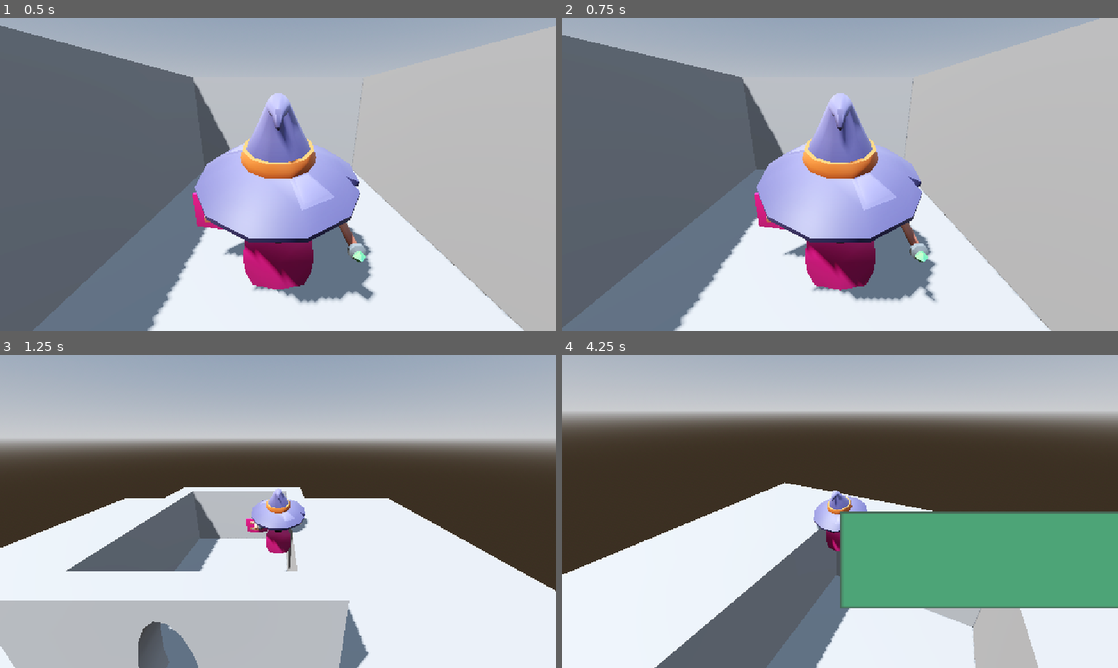
Above: before the commit, frames 1-4 (two rows, left to right).
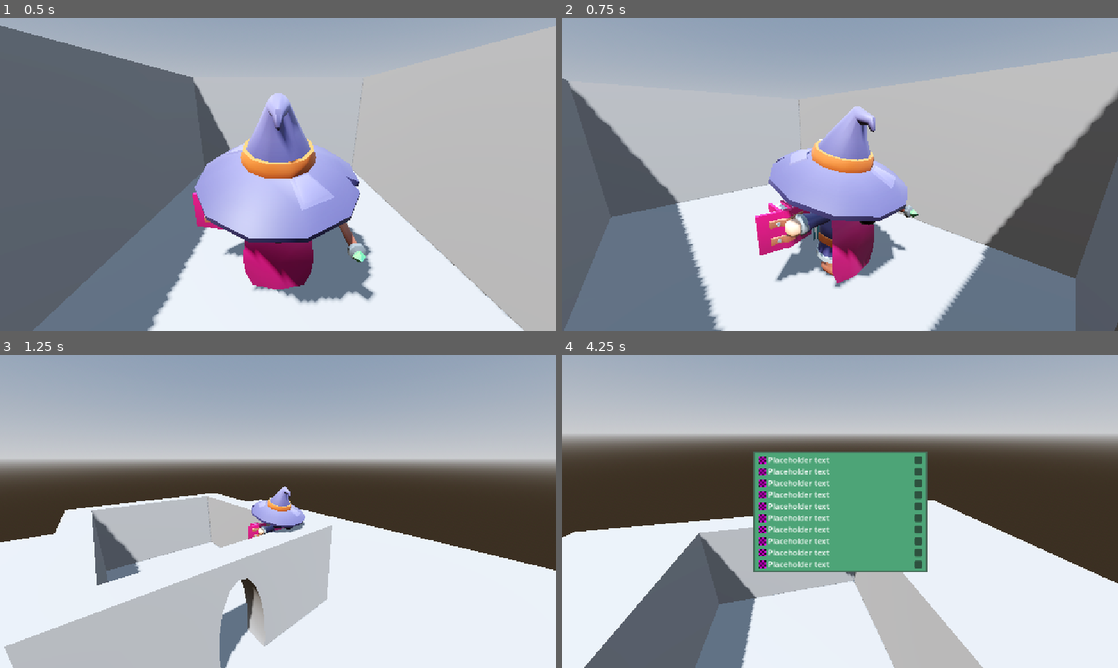
Above: after the commit, the same moments.

Repository: FereadGM/FrierenDungeon
Game: Godot game, scene res://Scenes/Levels/main.tscn
Two runs of this game, one before a commit and one after it. Both use one fixed random seed, a clock stepped at 60 frames per second and the inputs below.
Inputs (mouse positions are in pixels of both pictures, inside the frame that each line leads up to):
- Up to frame 1 (0.5 s): no input
- Up to frame 2 (0.75 s): tap Enter at 0.5 s; move the mouse to (962, 158) at 0.52 s; press the mouse at (962, 158) at 0.53 s; hold D (move_right) from 0.53 s (still down)
- Up to frame 3 (1.25 s): keep holding D (move_right); tap Space (jump) at 0.77 s
- Up to frame 4 (4.25 s): move the mouse to (812, 511) at 1.27 s; release D (move_right) at 1.28 s; release the mouse at (812, 511) at 1.28 s; hold W (move_forward) from 1.28 s (still down); click (812, 511) at 1.35 s; tap Space (jump) at 1.52, 2.75, 3.02, 3.77 s; move the mouse to (851, 505) at 2.02 s; press the mouse at (851, 505) at 2.03 s; move the mouse to (834, 517) at 2.77 s; release the mouse at (834, 517) at 2.78 s; click (834, 517) at 2.85 s; move the mouse to (878, 514) at 3.52 s; press the mouse at (878, 514) at 3.53 s; tap I (Inventory) at 4.15 s

Frame 1 is identical in both runs. In frame 2, 46% of the frame differs, in the area x 0-100%, y 0-100%; in frame 3, 32%; in frame 4, 53%, in the area x 0-100%, y 18-100%.
Error before the commit: Invalid access to property or key 'global_rotation' on a base object of type 'null instance'. (res://Scenes/Characters/Player/PlayerController3d.gd:64)
Error after the commit: Invalid access to property or key 'global_rotation' on a base object of type 'null instance'. (res://Scenes/Characters/Player/PlayerController3d.gd:65)

Commit message:
Add inventory placeholder base

Diff:
--- a/Scenes/Characters/Player/Player.tscn
+++ b/Scenes/Characters/Player/Player.tscn
@@ -18,3 +18,4 @@
 [node name="PlayerController3D" parent="." instance=ExtResource("1_v0iea")]
 
 [node name="InventoryUI" parent="." instance=ExtResource("5_7vix2")]
+unique_name_in_owner = true
--- a/Scenes/Characters/Player/PlayerController3d.gd
+++ b/Scenes/Characters/Player/PlayerController3d.gd
@@ -18,7 +18,8 @@
 @onready var _skin : Node3D = %PlayerSkin
 
 func _input(event: InputEvent):
-	if event.is_action_pressed("left_click"):
+
+	if event.is_action_pressed("left_click") and %InventoryUI.visible == false:
 		Input.mouse_mode = Input.MOUSE_MODE_CAPTURED;
 	if event.is_action_pressed("ui_cancel"):
 		Input.mouse_mode = Input.MOUSE_MODE_VISIBLE;
--- a/Scenes/UI/inventory_slot.tscn
+++ b/Scenes/UI/inventory_slot.tscn
@@ -5,17 +5,20 @@
 [sub_resource type="LabelSettings" id="LabelSettings_kltru"]
 
 [node name="inventory_slot" type="Control"]
+custom_minimum_size = Vector2(340, 20)
 layout_mode = 3
 anchors_preset = 15
 anchor_right = 1.0
 anchor_bottom = 1.0
+offset_right = -812.0
+offset_bottom = -628.0
 grow_horizontal = 2
 grow_vertical = 2
 
 [node name="MarginContainer" type="MarginContainer" parent="."]
 layout_mode = 0
-offset_right = 40.0
-offset_bottom = 40.0
+offset_right = 340.0
+offset_bottom = 23.0
 
 [node name="HBoxContainer" type="HBoxContainer" parent="MarginContainer"]
 layout_mode = 2
--- a/Scenes/UI/inventory_ui.tscn
+++ b/Scenes/UI/inventory_ui.tscn
@@ -1,7 +1,8 @@
-[gd_scene load_steps=3 format=3 uid="uid://ds108jabnlm14"]
+[gd_scene load_steps=4 format=3 uid="uid://ds108jabnlm14"]
 
 [ext_resource type="Script" uid="uid://dgs0ekkr0dsue" path="res://Scripts/Player/inventory_ui.gd" id="1_p83af"]
 [ext_resource type="Texture2D" uid="uid://chfgaelb3pmq3" path="res://Assets/CustomAssets/InventoryBackground.png" id="2_hcmni"]
+[ext_resource type="PackedScene" uid="uid://uqnubgkmnebn" path="res://Scenes/UI/inventory_slot.tscn" id="3_o62ck"]
 
 [node name="InventoryUI" type="Control"]
 layout_mode = 3
@@ -15,25 +16,65 @@
 size_flags_vertical = 4
 script = ExtResource("1_p83af")
 
-[node name="MarginContainer" type="MarginContainer" parent="."]
-layout_mode = 0
-offset_right = 40.0
-offset_bottom = 40.0
+[node name="NinePatchRect" type="NinePatchRect" parent="."]
+layout_mode = 1
+anchors_preset = 8
+anchor_left = 0.5
+anchor_top = 0.5
+anchor_right = 0.5
+anchor_bottom = 0.5
+offset_left = -180.0
+offset_top = -125.0
+offset_right = 180.0
+offset_bottom = 125.0
+grow_horizontal = 2
+grow_vertical = 2
+texture = ExtResource("2_hcmni")
+patch_margin_left = 4
+patch_margin_top = 4
+patch_margin_right = 4
+patch_margin_bottom = 4
 
-[node name="NinePatchRect" type="NinePatchRect" parent="MarginContainer"]
-custom_minimum_size = Vector2(600, 200)
+[node name="VBoxContainer" type="VBoxContainer" parent="NinePatchRect"]
+layout_mode = 1
+anchors_preset = 8
+anchor_left = 0.5
+anchor_top = 0.5
+anchor_right = 0.5
+anchor_bottom = 0.5
+offset_left = -170.0
+offset_top = -118.0
+offset_right = 170.0
+offset_bottom = 118.0
+grow_horizontal = 2
+grow_vertical = 2
+
+[node name="inventory_slot" parent="NinePatchRect/VBoxContainer" instance=ExtResource("3_o62ck")]
 layout_mode = 2
-texture = ExtResource("2_hcmni")
-patch_margin_left = 3
-patch_margin_top = 3
-patch_margin_right = 3
-patch_margin_bottom = 3
 
-[node name="VBoxContainer" type="VBoxContainer" parent="MarginContainer/NinePatchRect"]
+[node name="inventory_slot2" parent="NinePatchRect/VBoxContainer" instance=ExtResource("3_o62ck")]
 layout_mode = 2
-offset_left = 300.0
-offset_top = 100.0
-offset_right = 300.0
-offset_bottom = 100.0
-size_flags_horizontal = 4
-size_flags_vertical = 4
+
+[node name="inventory_slot3" parent="NinePatchRect/VBoxContainer" instance=ExtResource("3_o62ck")]
+layout_mode = 2
+
+[node name="inventory_slot4" parent="NinePatchRect/VBoxContainer" instance=ExtResource("3_o62ck")]
+layout_mode = 2
+
+[node name="inventory_slot5" parent="NinePatchRect/VBoxContainer" instance=ExtResource("3_o62ck")]
+layout_mode = 2
+
+[node name="inventory_slot6" parent="NinePatchRect/VBoxContainer" instance=ExtResource("3_o62ck")]
+layout_mode = 2
+
+[node name="inventory_slot7" parent="NinePatchRect/VBoxContainer" instance=ExtResource("3_o62ck")]
+layout_mode = 2
+
+[node name="inventory_slot8" parent="NinePatchRect/VBoxContainer" instance=ExtResource("3_o62ck")]
+layout_mode = 2
+
+[node name="inventory_slot9" parent="NinePatchRect/VBoxContainer" instance=ExtResource("3_o62ck")]
+layout_mode = 2
+
+[node name="inventory_slot10" parent="NinePatchRect/VBoxContainer" instance=ExtResource("3_o62ck")]
+layout_mode = 2
--- a/Scripts/Player/inventory_ui.gd
+++ b/Scripts/Player/inventory_ui.gd
@@ -9,12 +9,12 @@
 func open():
 	is_open = true;
 	visible = true;
-	pass;
+	Input.set_mouse_mode(Input.MOUSE_MODE_VISIBLE)
 
 func close():
 	visible = false;
 	is_open = false;
-	pass;
+	Input.set_mouse_mode(Input.MOUSE_MODE_CAPTURED)
 
 # Called every frame. 'delta' is the elapsed time since the previous frame.
 func _process(delta):
@@ -23,3 +23,6 @@
 			close();
 		else:
 			open();
+
+	if is_open and Input.is_action_just_pressed("ui_cancel"):
+		close();
